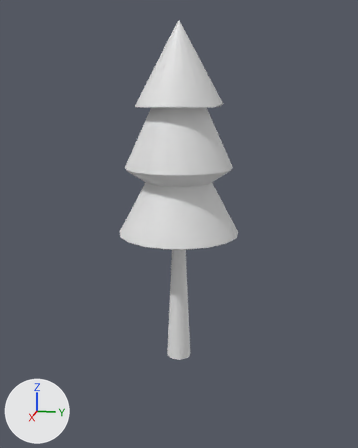
The FBX model Assets/Models/Foliage/OrangePine.fbx as it was, and as the next commit left it.
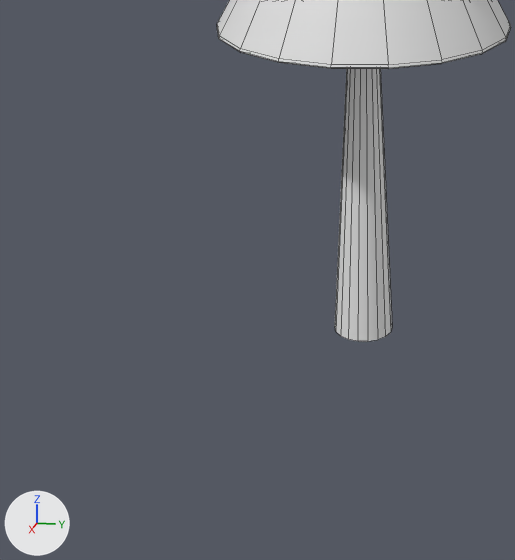
Each version appears first whole from a 50 mm camera at (1.33, 0.74, 2.29) aimed at (-2.86, -0.1, 1.24), and next in a close-up on the part from 9% to 67% of the width and 50% to 100% of the height. The axes (+X, +Y, +Z) are drawn at lower left. The lights are the same throughout. The close-ups show mesh edges as thin lines. Where no turn or scale is listed for an object, it has been applied to the vertices.

The older version as bpy lines, for what is in view:
```python
me_mesh = bpy.data.meshes.new('Mesh')
me_mesh.from_pydata(...)  # 306 vertices, 234 faces; spans x -0.53..0.53, y -0.52..0.52, z -2.25..0.67
ob_orangepine = bpy.data.objects.new('OrangePine', me_mesh)
ob_orangepine.location = (-2.822, -0.09, 2.254)
```
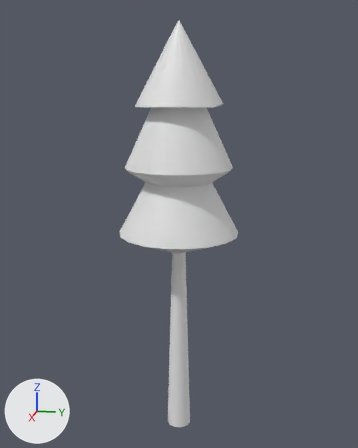
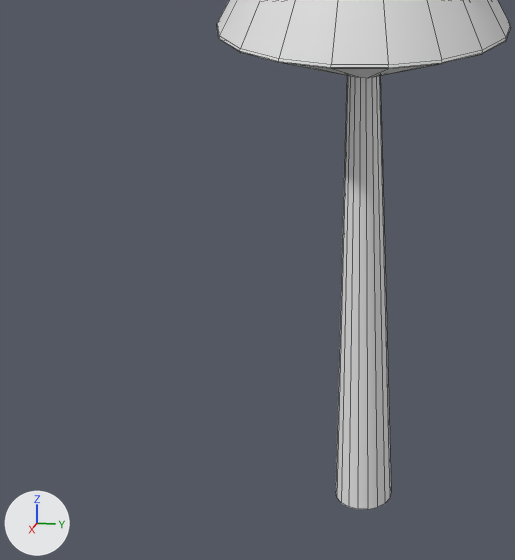
The newer file is also rescaled (x1.687), turned or shifted as a whole; pictures and numbers use the older file's frame.

Where the change shows, as pixel boxes [x1, y1, x2, y2] in the close-ups (515 x 560 px; the box of a moved part takes in the faces that stretch with it):
'OrangePine', reshaped
    before: [217, 0, 511, 341]
    after: [217, 0, 511, 509]
part 1 of me_mesh, moved or reshaped
    before: [335, 69, 392, 341]
    after: [284, 63, 437, 509]

The change in detail:
me_mesh has 306 vertices, 234 faces and spans x -0.53..0.53, y -0.52..0.52, z -2.25..0.67.
me_mesh is used by ob_orangepine; location (-2.822, -0.09, 2.254).
me_mesh part 1: all 36 vertices in x -0.11..0.11, y -0.11..0.11, z -2.25..-1.2 are scaled about their middle by (1, 1, 1.63), then moved by (0.0, 0.0, -0.38).
